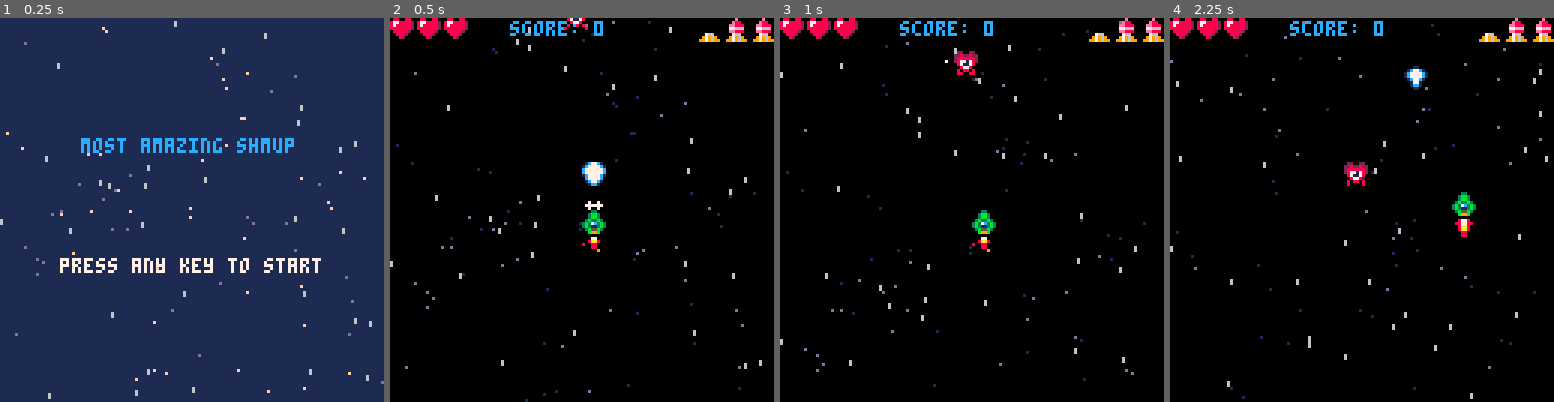
Above: before the commit, frames 1-4 (left to right).
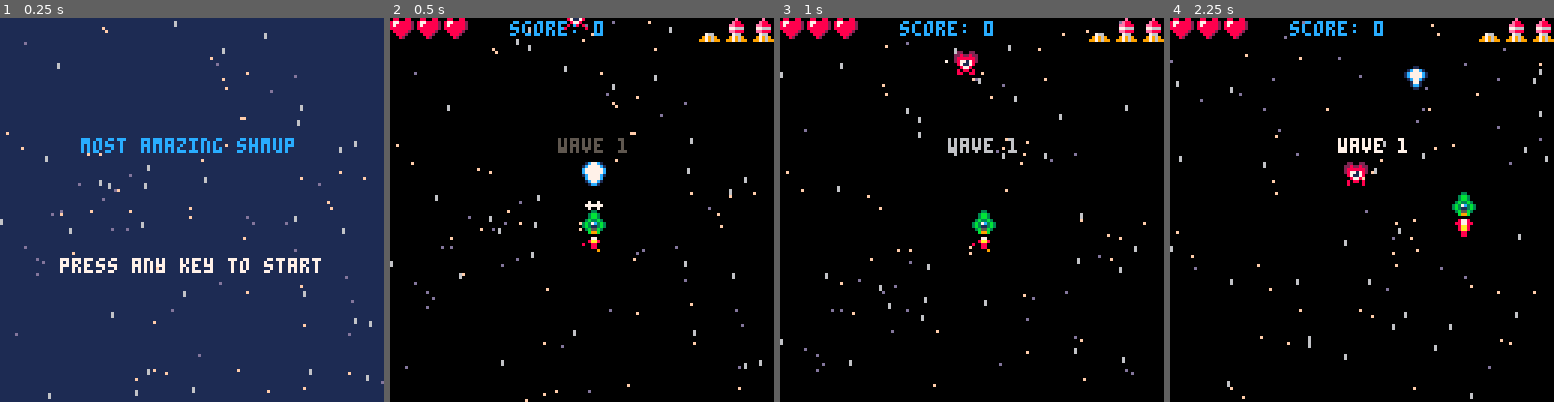
Above: after the commit, the same moments.

Repository: joaquimgamero/pico8-shmup
Game: PICO-8 cartridge shmup.p8
Two runs of this game, one before a commit and one after it. Both use one fixed random seed, a clock stepped at 60 frames per second and the inputs below.
Inputs:
- Up to frame 1 (0.25 s): no input
- Up to frame 2 (0.5 s): tap X (X key) at 0.33 s
- Up to frame 3 (1 s): tap O (Z key) at 0.7 s
- Up to frame 4 (2.25 s): tap X (X key) at 1.07, 1.85 s; hold Right 1.6-2.1 s; tap O (Z key) at 1.7, 2.1 s; hold Up from 2.15 s (still down)

Frame 1 is identical in both runs. In frame 2, 0.6% of the frame differs, in the area x 1-96%, y 0-100%; in frame 3, 0.5%; in frame 4, 0.6%.

Commit message:
feat: prepare wave_text mode

Diff:
--- a/shmup.p8
+++ b/shmup.p8
@@ -39,6 +39,8 @@
 
  if mode=='start' then
   update_start()
+ elseif mode=='wave_text' then
+  update_wave_text()
  elseif mode =='game' then
   update_game()
  elseif mode=='over' then
@@ -49,6 +51,8 @@
 function _draw()
  if mode=='start' then
   draw_start()
+ elseif mode=='wave_text' then
+  draw_wave_text()
  elseif mode=='game' then
   draw_game()
  elseif mode=='over' then
@@ -57,8 +61,10 @@
 end
 
 function start_game()
- mode='game'
+ mode='wave_text'
  t=0
+ wave=1
+ wave_text_time=80
 
  -- sprites
  ship_spr = 3
@@ -222,6 +228,15 @@
 end
 
 
+function update_wave_text()
+ update_game()
+ wave_text_time-=1
+
+ if wave_text_time<=0 then
+  mode='game'
+ end
+end
+
 
 function update_over()
  animate_starfield()
@@ -334,6 +349,13 @@
  render_starfield()
  print('most amazing shmup',27,40,12)
  print('press any key to start',20,80,blink())
+end
+
+
+
+function draw_wave_text()
+ draw_game()
+ print('wave '..wave,56,40,blink())
 end
 
 
